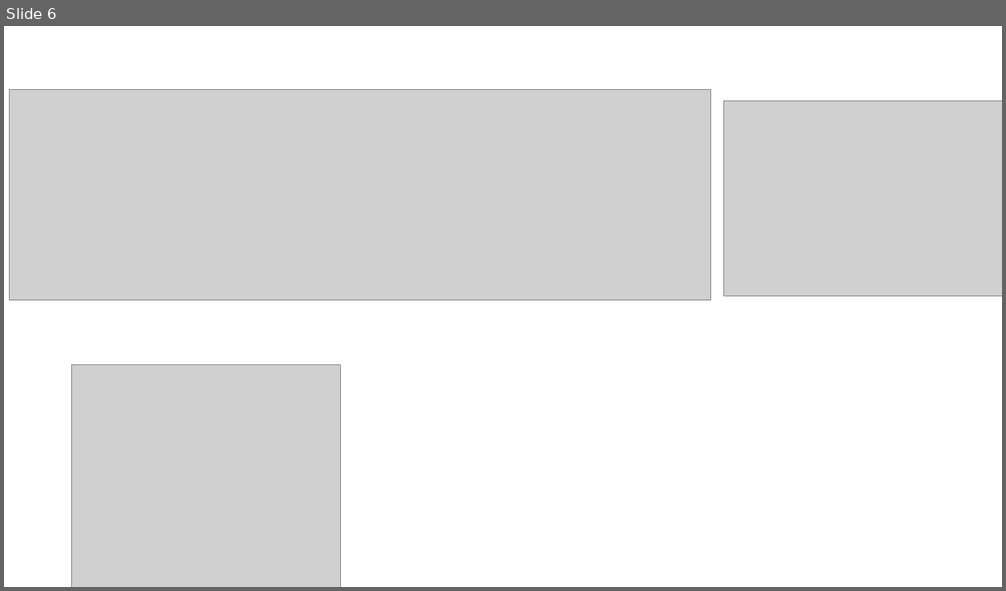
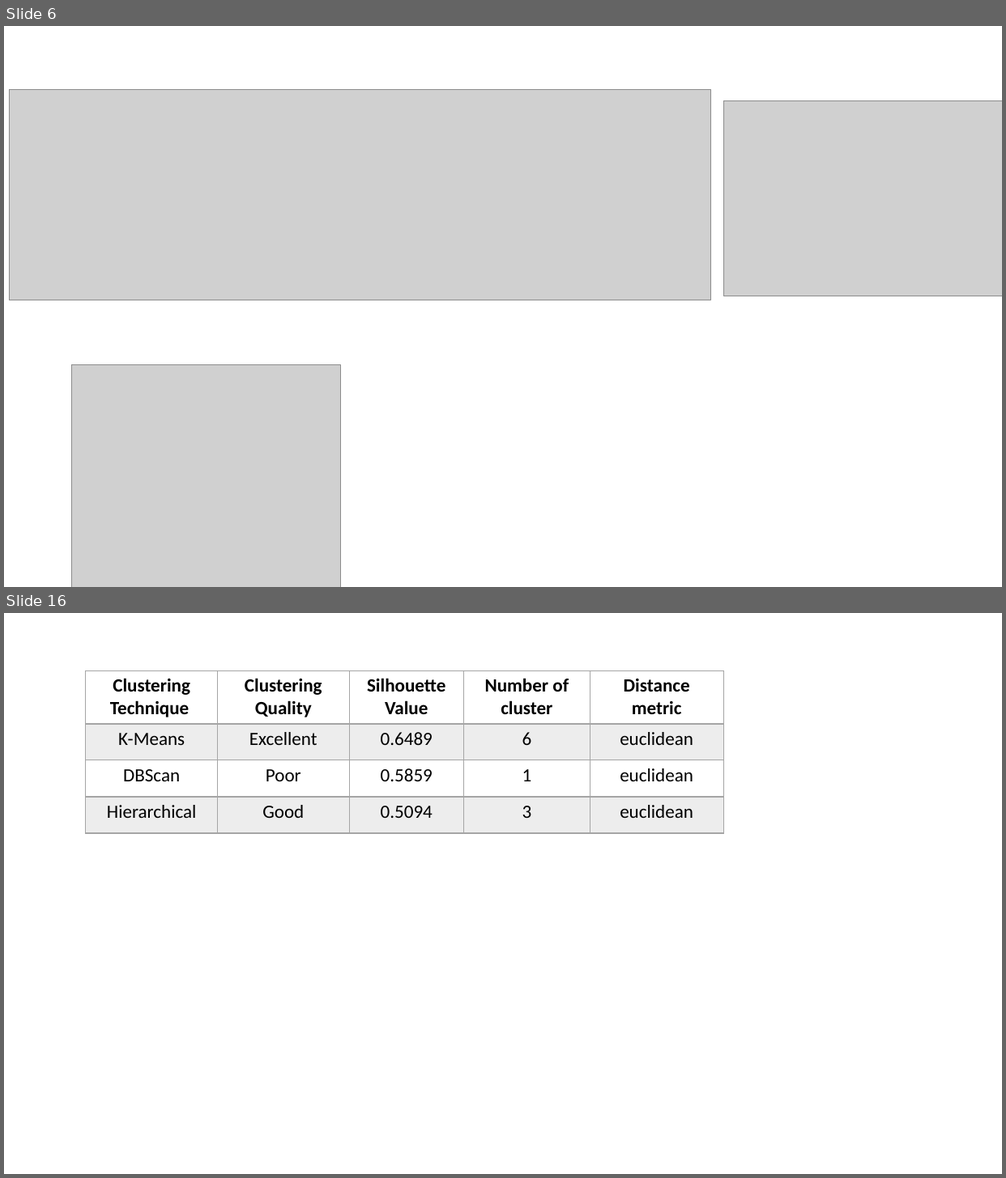
Before and after one commit to samucucchi/DataMining-1, a slide deck: Report/imgs/Presentazione standard1.pptx. Shown one above the other, each under a label of ours: slide 6 before the commit, slides 6 and 16 after it; the slides between them are not shown. The pictures are 1006x591 and 1006x1178 pixels, drawn with LibreOffice and Linux fonts; fonts in the diff are those of the drawing; grey boxes stand for pictures. Boxes give left, top, right and bottom in pixels: in the first picture for what was removed or moved away, otherwise in the second. Text is boxed around its words. In the diff, an @@ line names an element or a change of style, - is before the commit and + after.

```diff
--- a/Report/imgs/Presentazione standard1.pptx
+++ b/Report/imgs/Presentazione standard1.pptx
@@ slide 16 added at bbox=[4, 613, 1002, 1174], background #FFFFFF @@
@@ table added at bbox=[86, 671, 723, 833], 4 rows, 5 columns @@
+Clustering Technique | Clustering Quality | Silhouette / Value | Number of cluster | Distance metric
+K-Means | Excellent | 0.6489 | 6 | euclidean
+DBScan | Poor | 0.5859 | 1 | euclidean
+Hierarchical | Good | 0.5094 | 3 | euclidean
```
Also in this commit, not shown: 9 other slides added, 1 slide removed, 26 other files.
